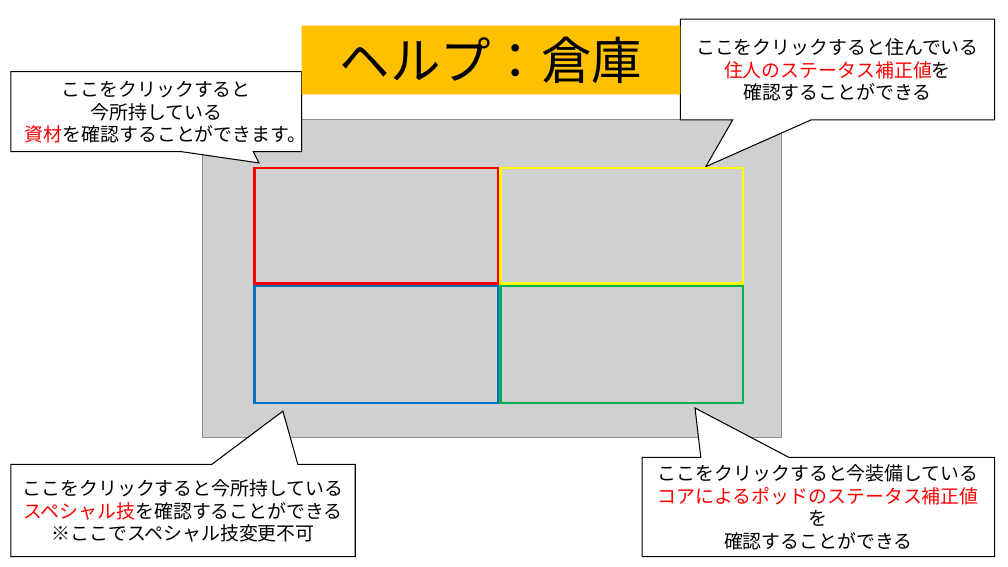
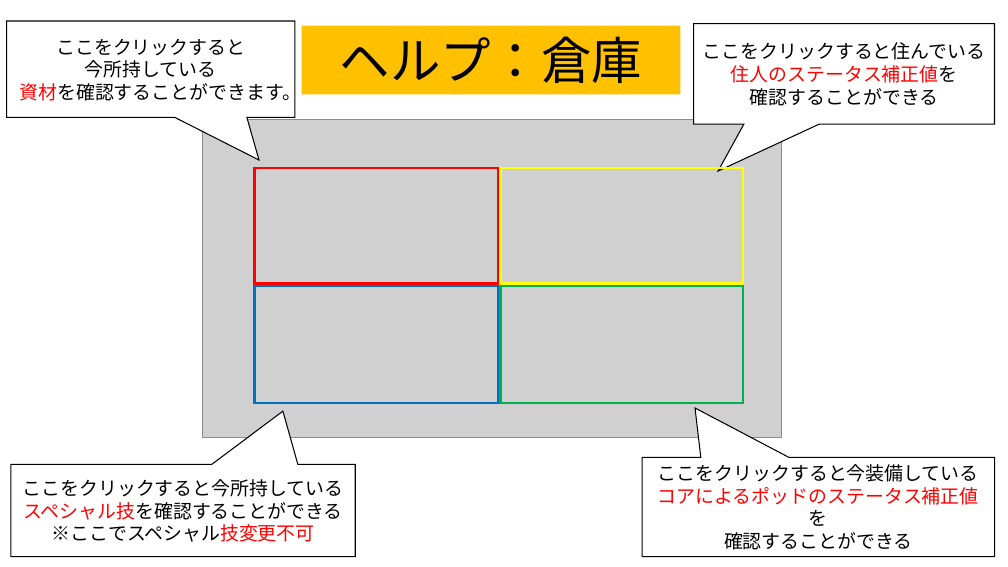
Before and after one commit to team556/team, a slide deck: slide 2 of 説明文.pptx. Drawn at 1008x567 pixels with LibreOffice and Linux fonts; fonts in the diff are those of the drawing; grey boxes stand for pictures. Boxes give left, top, right and bottom in pixels: in the first picture for what was removed or moved away, otherwise in the second. Text is boxed around its words. In the diff, an @@ line names an element or a change of style, - is before the commit and + after.

```diff
--- a/説明文.pptx
+++ b/説明文.pptx
@@ speech box "ここをクリックすると": place and size @@
-speech box "ここをクリックすると" at <box>11,72,302,152</box>
+speech box "ここをクリックすると" at <box>7,21,295,118</box>
@@ speech box "ここをクリックすると" at <box>7,21,295,118</box>: proportions changed @@
@@ speech box "ここをクリックすると住んでいる": place and size @@
-speech box "ここをクリックすると住んでいる" at <box>681,19,995,119</box>
+speech box "ここをクリックすると住んでいる" at <box>694,23,995,124</box>
@@ text in speech box at <box>51,524,314,542</box>: text colour #000000 to #FF0000 in "※ここでスペシャル技変更不可" @@
```
Also in this commit, not shown: 5 other slides changed.
